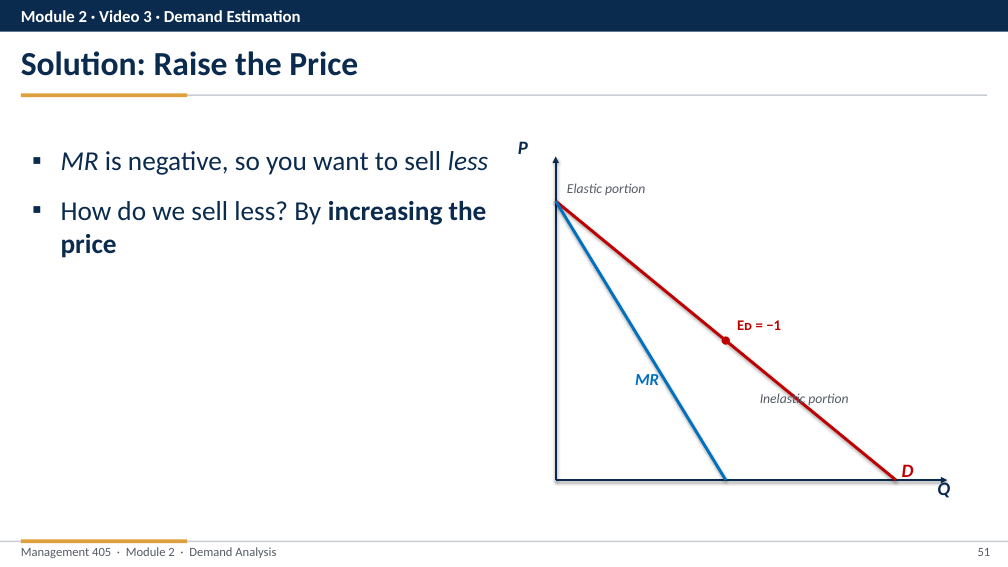
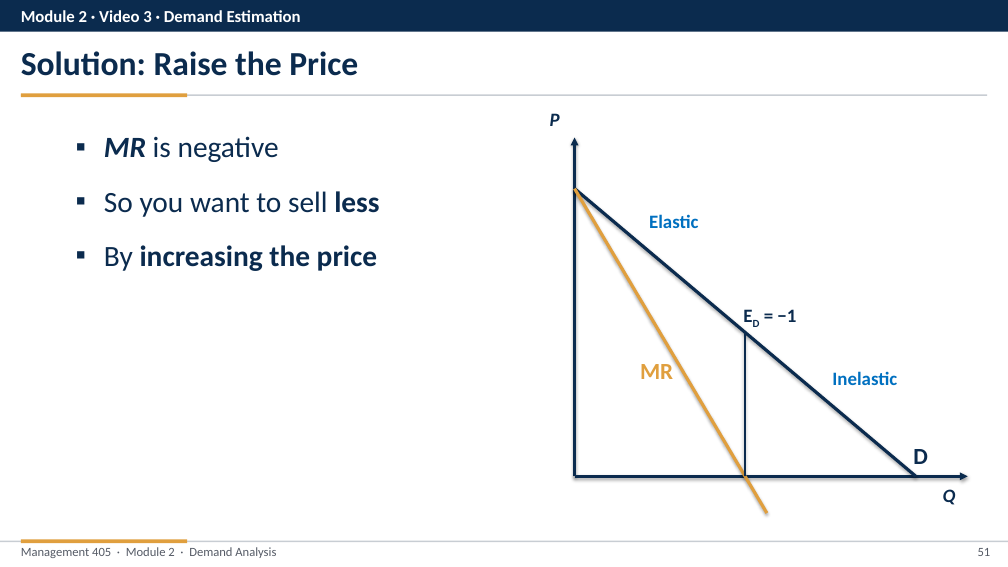
Before and after one commit to nvoigtla/Teaching, a slide deck: slide 51 of 405 Slide Revisions 2026/Module 2/Module 2 - Video Part Revised.pptx. Drawn at 1008x567 pixels with LibreOffice and Linux fonts; fonts in the diff are those of the drawing. Boxes give left, top, right and bottom in pixels: in the first picture for what was removed or moved away, otherwise in the second. Text is boxed around its words. In the diff, an @@ line names an element or a change of style, - is before the commit and + after.

```diff
--- a/405 Slide Revisions 2026/Module 2/Module 2 - Video Part Revised.pptx
+++ b/405 Slide Revisions 2026/Module 2/Module 2 - Video Part Revised.pptx
@@ text "P" moved from (x1=518, y1=141, x2=528, y2=154) to (x1=550, y1=113, x2=560, y2=126) @@
@@ text at (x1=104, y1=136, x2=379, y2=271): text changed; size 26 to 28 pt @@
-▪ MR is negative, so you want to sell less
-▪ How do we sell less? By increasing the price
+▪ MR is negative
+▪ So you want to sell less
+▪ By increasing the price
@@ arrow moved from (556, 480) - (556, 157) to (575, 476) - (575, 138) @@
@@ arrow (575, 476) - (575, 138): stroke #0B2B4E 2 pt to #0B2B4E 2.5 pt @@
@@ line moved from (556, 201) - (896, 480) to (575, 189) - (916, 476) @@
@@ line (575, 189) - (916, 476): stroke #C00000 2.75 pt to #0B2B4E 3 pt @@
@@ line moved from (556, 201) - (726, 480) to (575, 189) - (767, 513) @@
@@ line (575, 189) - (767, 513): stroke #0070C0 2.75 pt to #E09F3E 3 pt @@
@@ text at (x1=649, y1=214, x2=698, y2=228): text changed; size 13 to 18 pt; text colour #555B66 to #0070C0; bold on; italic off @@
-Elastic portion
+Elastic
@@ text at (x1=777, y1=309, x2=796, y2=322): text changed; size 14 to 18 pt; text colour #C00000 to #0B2B4E @@
-Eᴅ = −1
+ED = −1
@@ text "MR" moved from (x1=635, y1=371, x2=659, y2=385) to (x1=640, y1=359, x2=673, y2=379) @@
@@ text "MR" at (x1=640, y1=359, x2=673, y2=379): size 16 to 22 pt, text colour #0070C0 to #E09F3E, italic off @@
@@ ellipse removed at (x1=721, y1=337, x2=730, y2=345) @@
@@ line added from (745, 476) to (745, 333), #0B2B4E 1.4 pt @@
@@ text at (x1=832, y1=371, x2=897, y2=385): text changed; size 13 to 18 pt; text colour #555B66 to #0070C0; bold on; italic off @@
-Inelastic portion
+Inelastic
@@ text "D" moved from (x1=902, y1=461, x2=914, y2=481) to (x1=913, y1=449, x2=928, y2=464) @@
@@ text "D" at (x1=913, y1=449, x2=928, y2=464): size 18 to 22 pt, text colour #C00000 to #0B2B4E, italic off @@
@@ arrow moved from (556, 480) - (948, 480) to (575, 476) - (968, 476) @@
@@ arrow (575, 476) - (968, 476): stroke #0B2B4E 2 pt to #0B2B4E 2.5 pt @@
@@ text "Q" rewrapped from (x1=937, y1=479, x2=950, y2=500) to (x1=943, y1=489, x2=956, y2=505) @@
```
Also in this commit, not shown: 43 other slides changed, 5 slides added, 5 slides removed, 20 other files.
